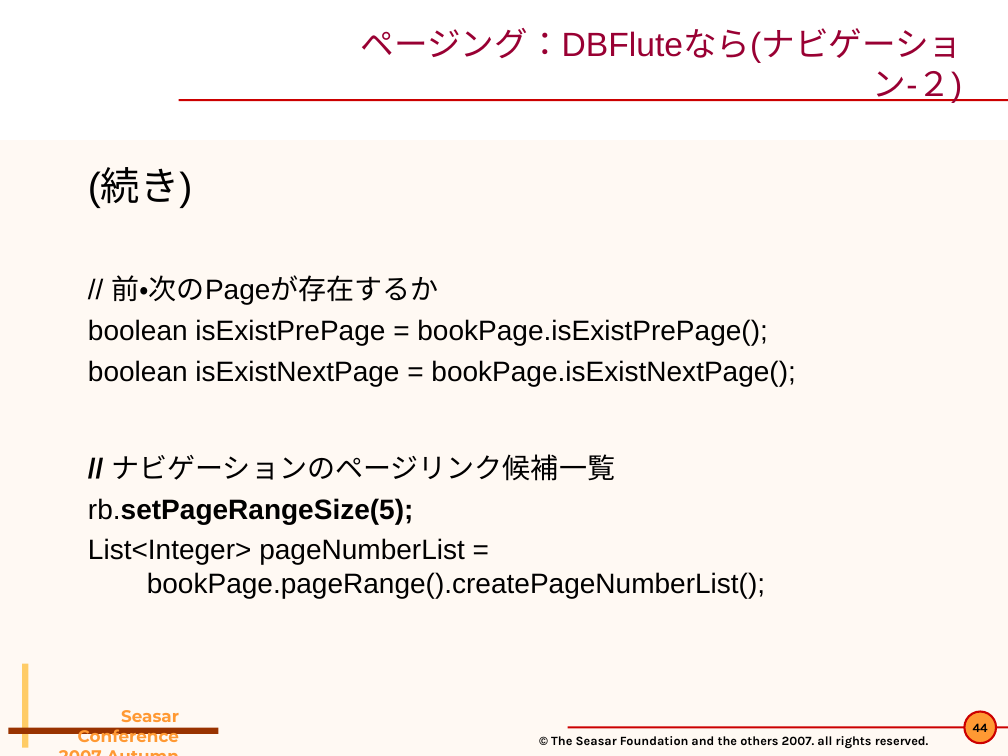
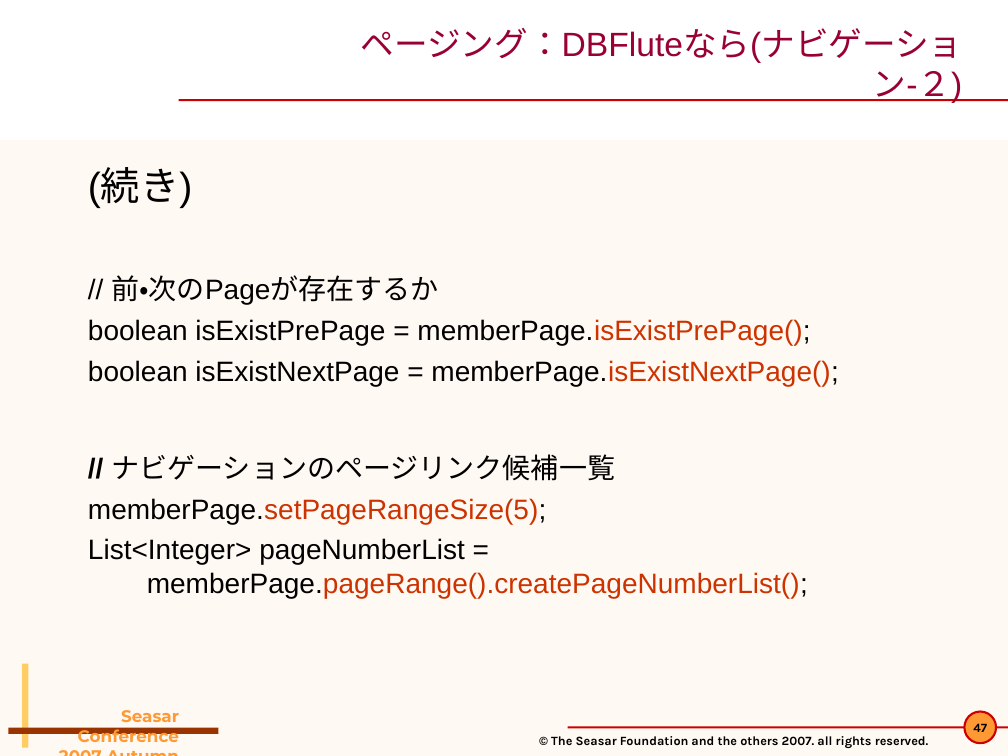
Before and after one commit to seasarorg/dbflute, a slide deck: slide 47 of dbflute/etc/doc/pres/sc2007a_2-DBFlute.ppt (slide 44 before the commit). Drawn at 1008x756 pixels with LibreOffice and Linux fonts; fonts in the diff are those of the drawing; background and template pictures are left out. Boxes give left, top, right and bottom in pixels: in the first picture for what was removed or moved away, otherwise in the second. Text is boxed around its words. In the diff, an @@ line names an element or a change of style, - is before the commit and + after.

```diff
--- a/dbflute/etc/doc/pres/sc2007a_2-DBFlute.ppt
+++ b/dbflute/etc/doc/pres/sc2007a_2-DBFlute.ppt
@@ text at [88,319,838,386]: text changed @@
-  boolean isExistPrePage = bookPage.isExistPrePage();
-  boolean isExistNextPage = bookPage.isExistNextPage();
+  boolean isExistPrePage = memberPage.isExistPrePage();
+  boolean isExistNextPage = memberPage.isExistNextPage();
@@ text at [88,498,808,598]: text changed; text colour #000000 to #CC3300 @@
-  rb.setPageRangeSize(5);
-  List<Integer> pageNumberList = bookPage.pageRange().createPageNumberList();
+  memberPage.setPageRangeSize(5);
+  List<Integer> pageNumberList = memberPage.pageRange().createPageNumberList();
@@ page number at [973,723,987,732]: text changed @@
-44
+47
```
Also in this commit, not shown: 38 other slides changed, 6 slides added, 3 slides removed, 2 other files.
